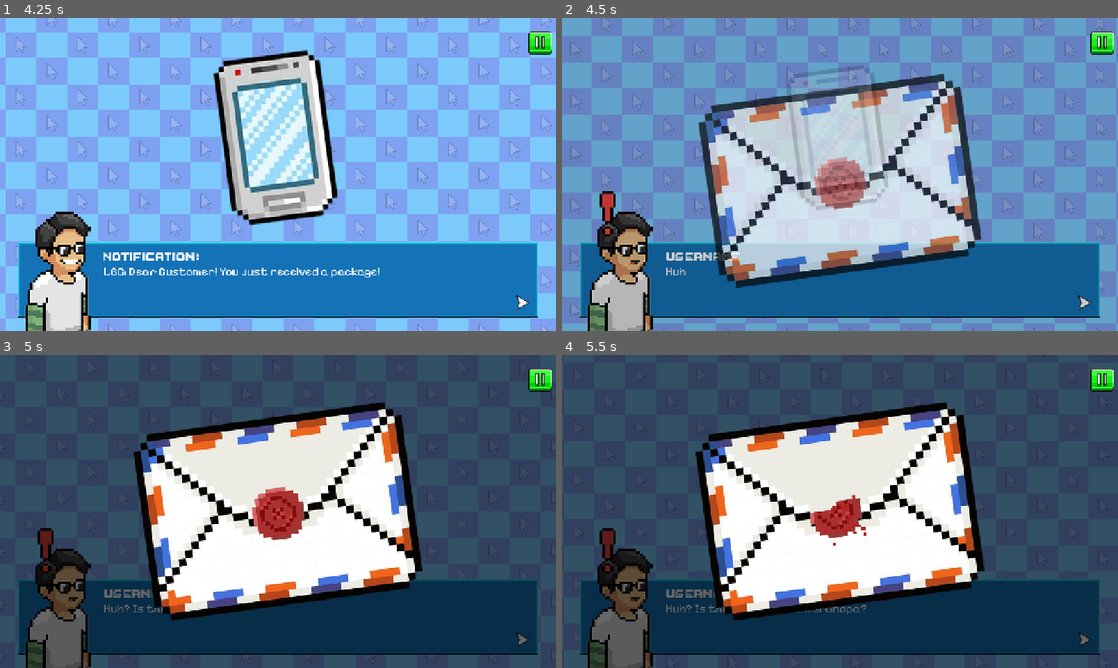
Above: before the commit, frames 1-4 (two rows, left to right).
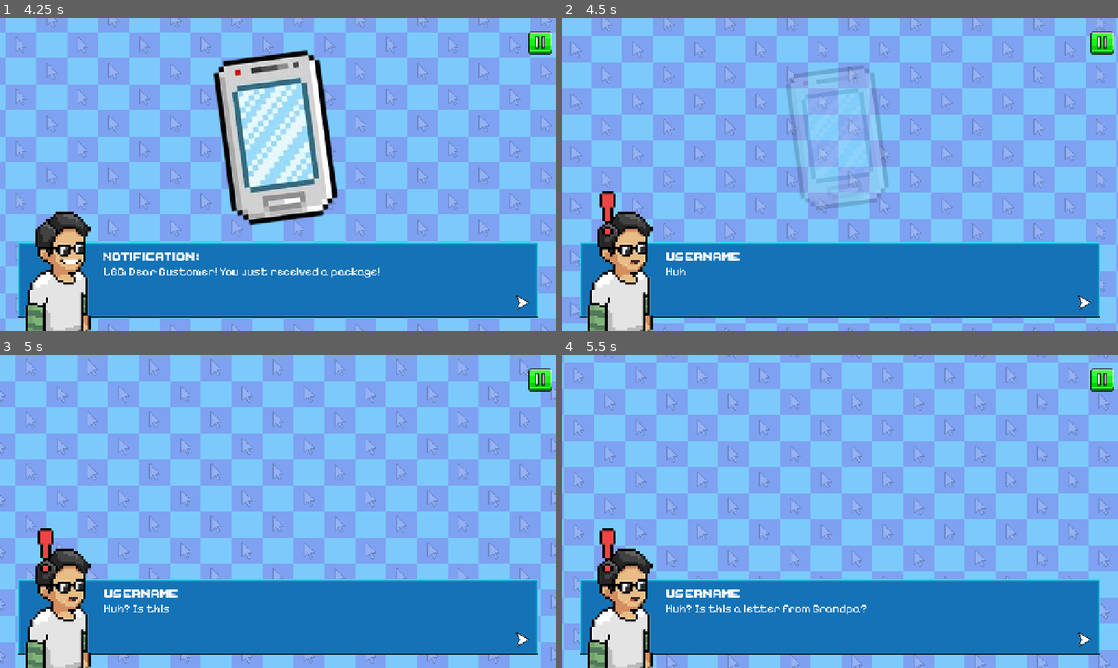
Above: after the commit, the same moments.

Repository: vinnyy-ph/gvd-project-overclocked
Game: Godot game, scene res://NewGameStoryFlow.tscn
Same seed, same stepped clock (60 frames per second), same inputs: the game is played once before the commit and once after it. Sound files missing from this copy of the repository are replaced by a short silence.
Inputs (mouse positions are in pixels of both pictures, inside the frame that each line leads up to):
- Up to frame 1 (4.25 s): tap Enter at 0.5 s; move the mouse to (400, 158) at 0.52 s; hold Right (ui_right) 0.53-1.25 s; click (400, 158) at 0.67 s; drag from (166, 190) to (250, 237) at 1.27 s; move the mouse to (333, 105) at 2.02 s; hold Right (ui_right) 2.03-2.75 s; click (333, 105) at 2.17 s; drag from (250, 237) to (111, 127) at 2.77 s; move the mouse to (444, 221) at 3.52 s; hold Left (ui_left) from 3.53 s (still down); click (444, 221) at 3.67 s
- Up to frame 2 (4.5 s): release Left (ui_left) at 4.25 s; drag from (673, 127) to (756, 96) at 4.27 s
- Up to frame 3 (5 s): no input
- Up to frame 4 (5.5 s): move the mouse to (867, 511) at 5.02 s; hold Down (ui_down) from 5.03 s (still down); click (867, 511) at 5.17 s

Frame 1 is identical in both runs. In frame 2, 98% of the frame differs, in the area x 0-100%, y 0-100%; in frame 3, 99%; in frame 4, 99%.

Commit message:
Update new_game_story_flow.gd

Diff:
--- a/new_game_story_flow.gd
+++ b/new_game_story_flow.gd
@@ -99,7 +99,7 @@
 			if is_swipe_phase:
 				is_swiping = true
 				swipe_start_pos = event.position
-			elif not letter.visible and not is_final_sequence:
+			elif not letter.visible and not seal.visible and not is_final_sequence:
 				_on_tap_received()
 		else:
 			if is_swiping:
@@ -129,9 +129,8 @@
 		var step = story_steps[current_step]
 		if step.get("show_phone", false):
 			_show_phone()
-
-		# If we just reached the last step, show the seal
-		if current_step == story_steps.size() - 1:
+	else:
+		if not seal.visible:
 			_show_seal()
 
 func _update_ui() -> void:
